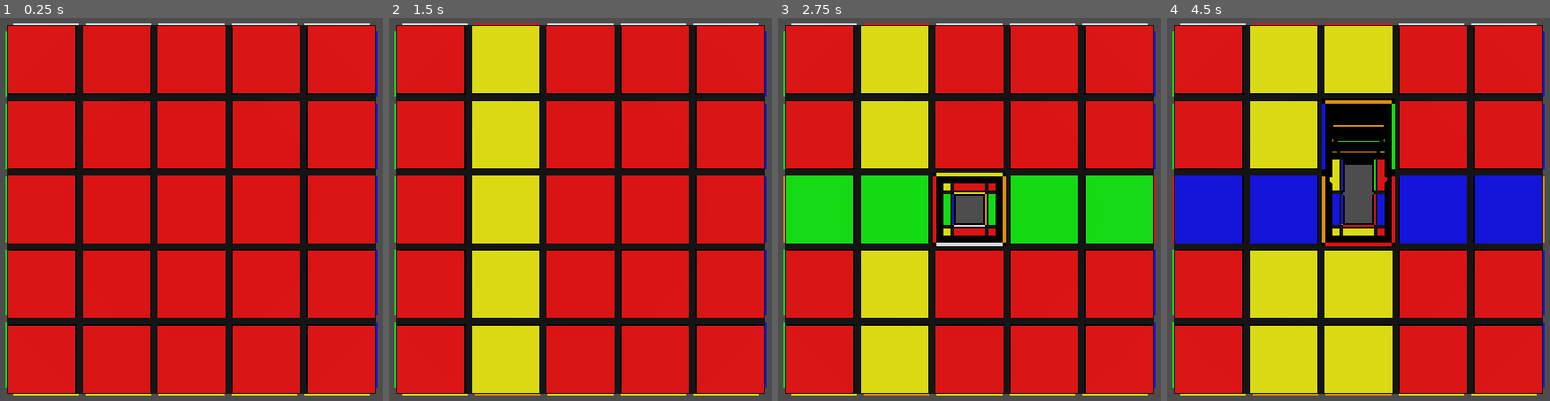
Above: before the commit, frames 1-4 (left to right).
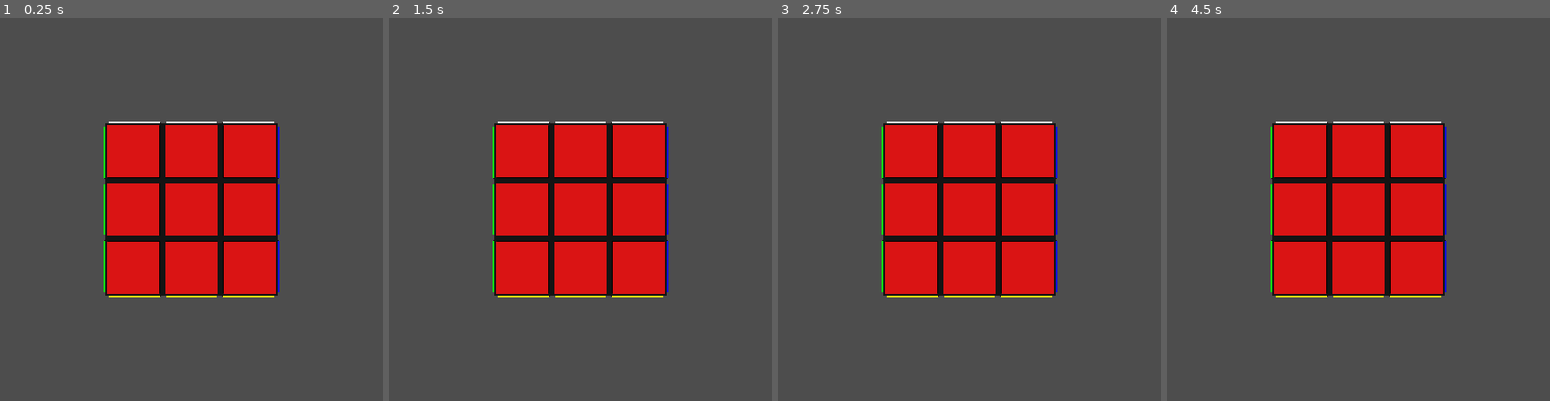
Above: after the commit, the same moments.

Repository: sieradzki/RLCubeSolver-Godot
Game: Godot game, scene res://CubeEnv/Cube.tscn
Two runs of this game, one before a commit and one after it. Both use one fixed random seed, a clock stepped at 60 frames per second and the inputs below.
Inputs (mouse positions are in pixels of both pictures, inside the frame that each line leads up to):
- Up to frame 1 (0.25 s): no input
- Up to frame 2 (1.5 s): tap Enter at 0.5 s; move the mouse to (737, 190) at 0.52 s; hold D 0.53-1.28 s; hold R 0.53-1.28 s; click (737, 190) at 0.67 s; tap F at 0.8, 1.35 s; tap Space at 1.25 s; move the mouse to (438, 228) at 1.27 s; click (438, 228) at 1.42 s
- Up to frame 3 (2.75 s): tap U at 1.55 s; tap Enter at 2 s; move the mouse to (1038, 121) at 2.02 s; hold D from 2.03 s (still down); hold U from 2.03 s (still down); click (1038, 121) at 2.17 s; tap L at 2.3 s
- Up to frame 4 (4.5 s): tap Space at 2.75, 4.25 s; move the mouse to (1324, 289) at 2.77 s; release U at 2.78 s; tap L at 2.85 s; click (1324, 289) at 2.92 s; tap B at 3.05 s; tap Enter at 3.5 s; move the mouse to (outside the picture) at 3.52 s; release D at 3.53 s; hold B 3.53-4.28 s; click (outside the picture) at 3.67 s; tap 1 at 3.8, 4.35 s; move the mouse to (outside the picture) at 4.27 s; click (outside the picture) at 4.42 s

The runs differ from the first frame. In frame 1, 80% of the frame differs, in the area x 1-99%, y 1-99%; in frame 2, 84%; in frame 3, 87%; in frame 4, 90%.

Commit message:
Hide unseen faces again

Diff:
--- a/environment/CubeEnv/CameraPivot.gd
+++ b/environment/CubeEnv/CameraPivot.gd
@@ -39,4 +39,3 @@
 	var new_transform = camera_node.transform
 	new_transform.origin = Vector3(0, 0, distance_from_cube)
 	camera_node.transform = new_transform
-	print(camera_node.transform)
--- a/environment/CubeEnv/Cube.gd
+++ b/environment/CubeEnv/Cube.gd
@@ -4,33 +4,12 @@
 # Preload the small piece
 var piece_scene = preload("res://CubeEnv/Piece.tscn")
 
-@export var cube_size = 5
+@export var cube_size = 3
 
 enum CubeSide { TOP, BOTTOM, LEFT, RIGHT, FRONT, BACK }
 
 func _ready():
 	create_cube(cube_size)
-
-func _input(delta):
-	if Input.is_key_pressed(KEY_R):
-		rotate_side(CubeSide.LEFT, 1, true)
-	elif Input.is_key_pressed(KEY_F):
-		rotate_side(CubeSide.FRONT, 0, false)
-	elif Input.is_key_pressed(KEY_U):
-		rotate_side(CubeSide.TOP, 0, true)
-	elif Input.is_key_pressed(KEY_D):
-		rotate_side(CubeSide.BOTTOM, cube_size - 1, false)
-	elif Input.is_key_pressed(KEY_L):
-		rotate_side(CubeSide.RIGHT, cube_size - 1, true)
-	elif Input.is_key_pressed(KEY_B):
-		rotate_side(CubeSide.BACK, 1, false)
-	# Handling for rotating different layers
-	elif Input.is_key_pressed(KEY_1):
-		rotate_side(CubeSide.LEFT, 0, true)
-	elif Input.is_key_pressed(KEY_2):
-		rotate_side(CubeSide.LEFT, 1, true)
-	elif Input.is_key_pressed(KEY_3):
-		rotate_side(CubeSide.LEFT, 2, true)
 
 func create_cube(size):
 	# Center the cube on the scene
@@ -47,9 +26,15 @@
 					piece.transform.origin = position
 					# Add piece as a child of big cube
 					add_child(piece)
+					# Hide unseen faces
+					piece.get_child(CubeSide.TOP).visible = y == size - 1
+					piece.get_child(CubeSide.BOTTOM).visible = y == 0
+					piece.get_child(CubeSide.LEFT).visible = x == 0
+					piece.get_child(CubeSide.RIGHT).visible = x == size - 1
+					piece.get_child(CubeSide.BACK).visible = z == 0
+					piece.get_child(CubeSide.FRONT).visible = z == size - 1
 
-
-func get_side_pieces(side, layer):
+func get_pieces_on_side(side, layer):
 	var pieces = []
 	var middle = cube_size / 2
 	var half_size = (cube_size - 1) / 2.0
@@ -106,42 +91,3 @@
 					elif cube_size % 2 == 1 and position.y == -layer:
 						pieces.append(piece)
 	return pieces
-
-func rotate_side(side, layer, clockwise):
-	var angle = -PI / 2 if clockwise else PI / 2
-	var rotation_axis = Vector3()
-	var rotation_center = Vector3()
-
-	# Determine the axis and center of rotation based on the side
-	match side:
-		CubeSide.FRONT:
-			rotation_axis = Vector3(0, 0, 1)
-			rotation_center = Vector3(0, 0, -layer)
-		CubeSide.BACK:
-			rotation_axis = Vector3(0, 0, -1)
-			rotation_center = Vector3(0, 0, layer)
-		CubeSide.LEFT:
-			rotation_axis = Vector3(1, 0, 0)
-			rotation_center = Vector3(-layer, 0, 0)
-		CubeSide.RIGHT:
-			rotation_axis = Vector3(-1, 0, 0)
-			rotation_center = Vector3(layer, 0, 0)
-		CubeSide.TOP:
-			rotation_axis = Vector3(0, 1, 0)
-			rotation_center = Vector3(0, layer, 0)
-		CubeSide.BOTTOM:
-			rotation_axis = Vector3(0, -1, 0)
-			rotation_center = Vector3(0, -layer, 0)
-
-	# Get the pieces for the specified side
-	var pieces = get_side_pieces(side, layer)
-
-	for piece in pieces:
-		# Convert global position to local position
-		var local_position = global_transform.affine_inverse() * piece.global_transform.origin
-		# Calculate the rotated position
-		var new_local_pos = (local_position - rotation_center).rotated(rotation_axis, angle) + rotation_center
-		# Convert the new local position back to global position and apply it
-		piece.global_transform.origin = global_transform * new_local_pos
-		# Apply rotation to piece
-		piece.rotate_object_local(rotation_axis, angle)
--- a/environment/CubeEnv/Piece.tscn
+++ b/environment/CubeEnv/Piece.tscn
@@ -33,22 +33,22 @@
 size = Vector3(0.05, 0.9, 0.9)
 material = SubResource("StandardMaterial3D_xs2vc")
 
+[node name="Left" type="CSGBox3D" parent="."]
+transform = Transform3D(1, 0, 0, 0, 1, 0, 0, 0, 1, -0.525441, 0, 0)
+size = Vector3(0.05, 0.9, 0.9)
+material = SubResource("StandardMaterial3D_j367g")
+
 [node name="Right" type="CSGBox3D" parent="."]
 transform = Transform3D(1, 0, 0, 0, 1, 0, 0, 0, 1, 0.525, 0, 0)
 size = Vector3(0.05, 0.9, 0.9)
 material = SubResource("StandardMaterial3D_jb23g")
 
-[node name="Left" type="CSGBox3D" parent="."]
-transform = Transform3D(1, 0, 0, 0, 1, 0, 0, 0, 1, -0.525441, 0, 0)
+[node name="Back" type="CSGBox3D" parent="."]
+transform = Transform3D(-4.37114e-08, 0, 1, 0, 1, 0, -1, 0, -4.37114e-08, 0, 0, 0.525)
 size = Vector3(0.05, 0.9, 0.9)
-material = SubResource("StandardMaterial3D_j367g")
+material = SubResource("StandardMaterial3D_rp8dq")
 
 [node name="Front" type="CSGBox3D" parent="."]
 transform = Transform3D(-4.37114e-08, 0, 1, 0, 1, 0, -1, 0, -4.37114e-08, 0, 0, -0.525)
 size = Vector3(0.05, 0.9, 0.9)
 material = SubResource("StandardMaterial3D_reto8")
-
-[node name="Back" type="CSGBox3D" parent="."]
-transform = Transform3D(-4.37114e-08, 0, 1, 0, 1, 0, -1, 0, -4.37114e-08, 0, 0, 0.525)
-size = Vector3(0.05, 0.9, 0.9)
-material = SubResource("StandardMaterial3D_rp8dq")
Not shown: 1 places in environment/CubeEnv/Piece.tscn that only renumber resources
